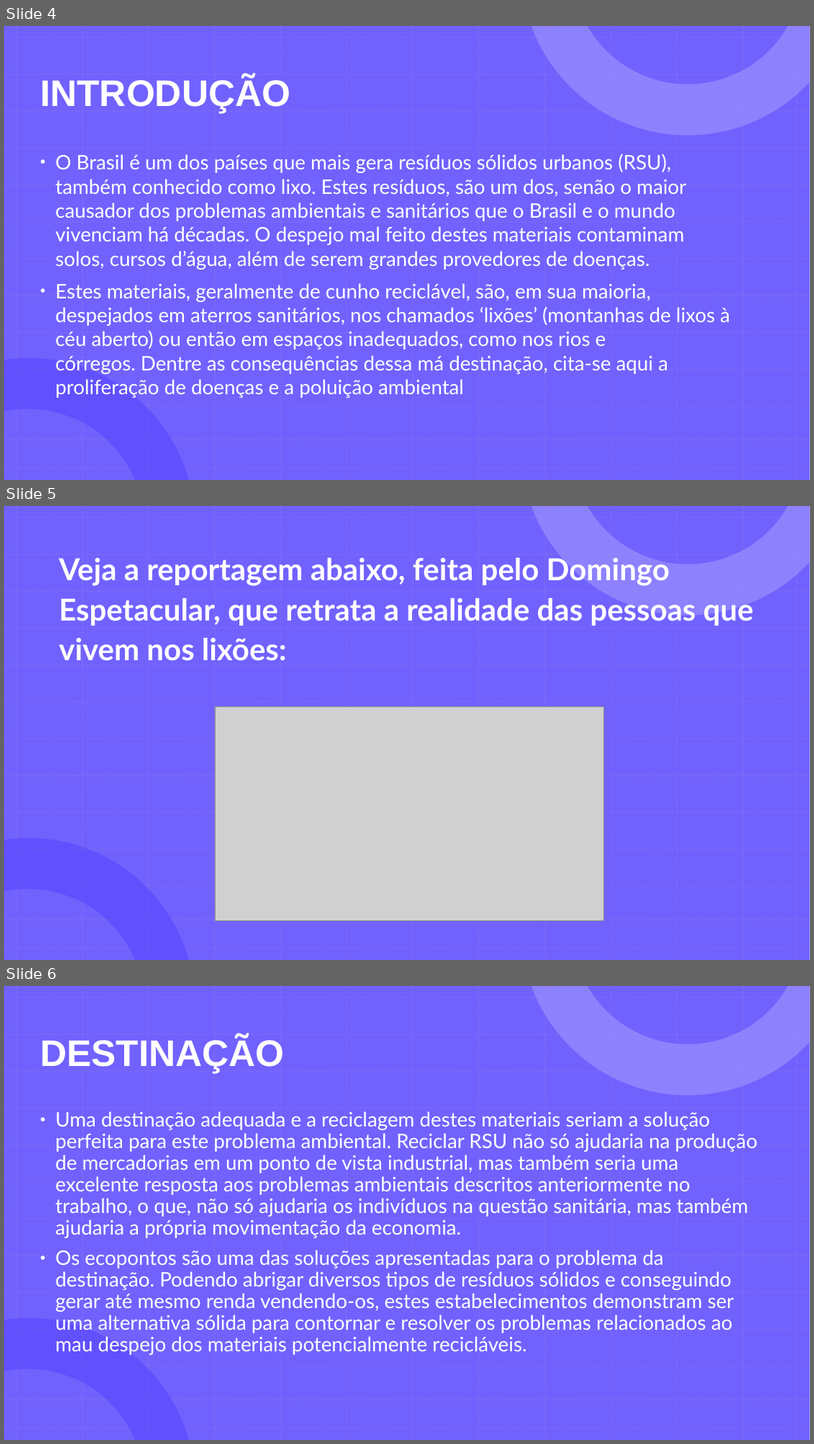
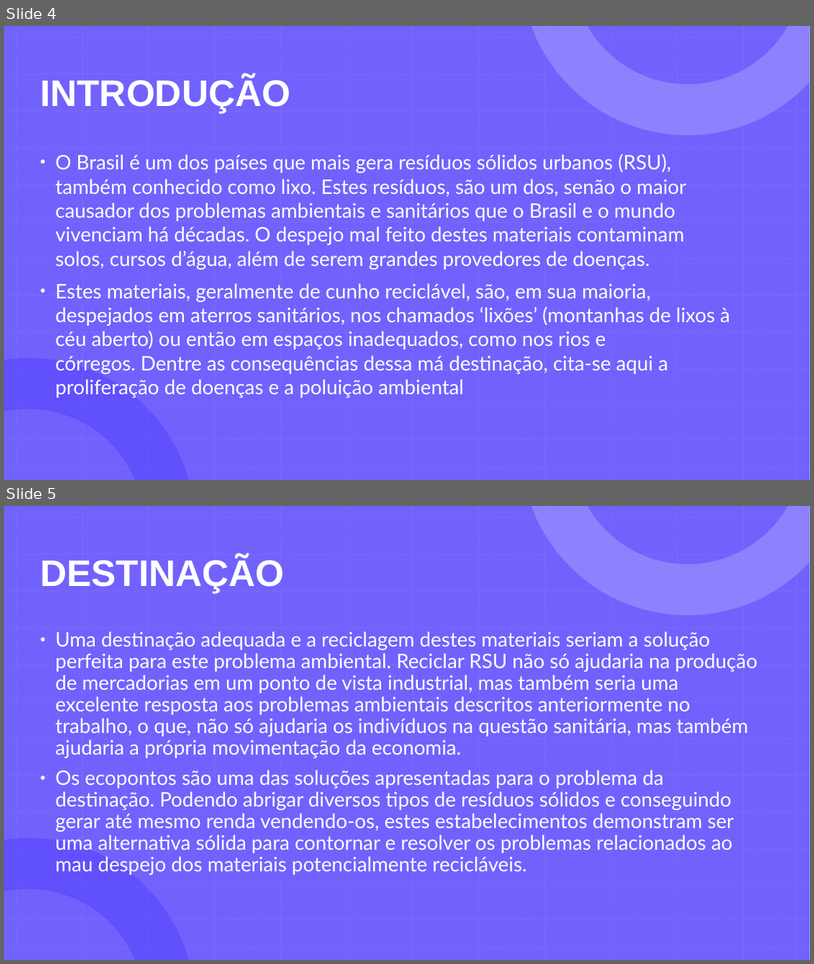
Before and after one commit to GabrielDSS0/ETEC-Coisas-Escolares, a slide deck: 1 etim ds 2022/EAMT/Trabalho Acadêmico/Relatório (a importância dos ecopontos)/A importância da separação dos recicláveis 3/Ecopontos - EAMT.pptx. Shown one above the other, each under a label of ours: slides 4, 5 and 6 before the commit, slides 4 and 5 after it. The pictures are 814x1444 and 814x964 pixels, drawn with LibreOffice and Linux fonts; fonts in the diff are those of the drawing; grey boxes stand for pictures. Boxes give left, top, right and bottom in pixels: in the first picture for what was removed or moved away, otherwise in the second. Text is boxed around its words. In the diff, an @@ line names an element or a change of style, - is before the commit and + after.

```diff
--- a/1 etim ds 2022/EAMT/Trabalho Acadêmico/Relatório (a importância dos ecopontos)/A importância da separação dos recicláveis 3/Ecopontos - EAMT.pptx
+++ b/1 etim ds 2022/EAMT/Trabalho Acadêmico/Relatório (a importância dos ecopontos)/A importância da separação dos recicláveis 3/Ecopontos - EAMT.pptx
@@ slide 5 removed at (x1=4, y1=506, x2=810, y2=960), background #FFFFFF; not listed: 29 template elements that a slide beside it also shows @@
@@ text removed at (x1=59, y1=558, x2=754, y2=661) @@
-Veja a reportagem abaixo, feita pelo Domingo Espetacular, que retrata a realidade das pessoas que vivem nos lixões:
@@ picture removed at (x1=215, y1=707, x2=604, y2=921) @@
@@ what was slide 6 is now slide 5 @@
```
Also in this commit, not shown: 5 slides changed, 1 other slide removed, 1 other file.
